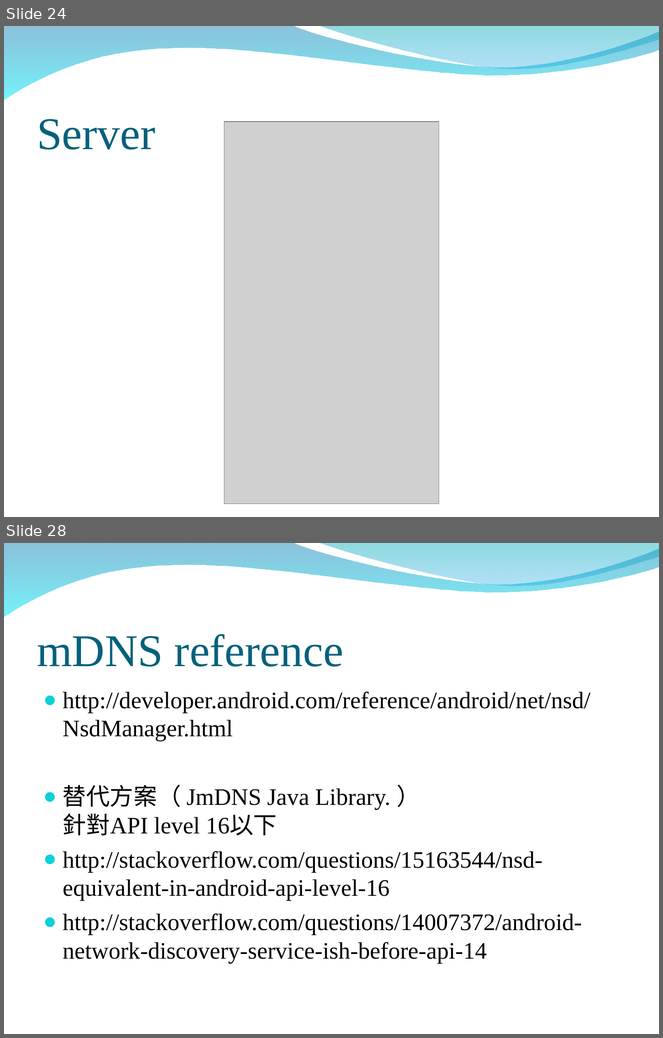
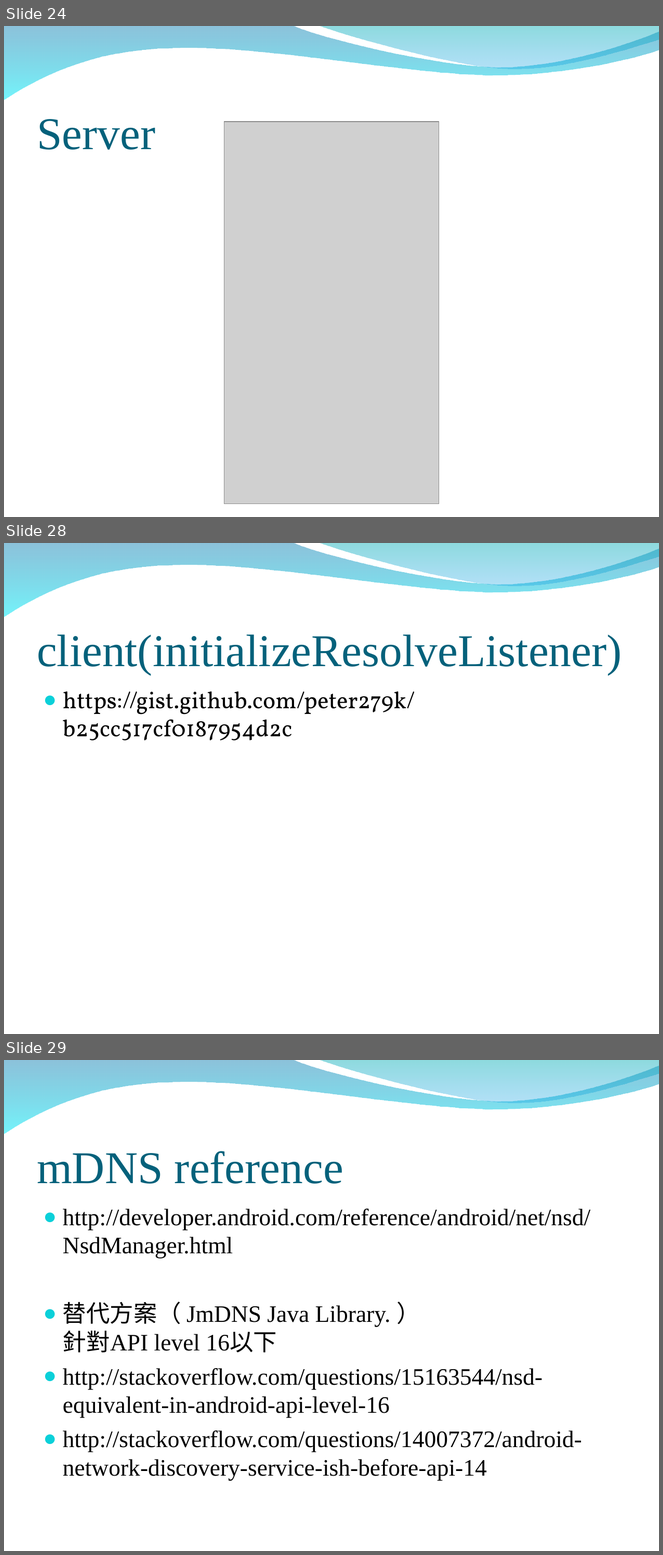
Before and after one commit to peter279k/regular_meeting, a slide deck: mDNS.ppt. Shown one above the other, each under a label of ours: slides 24 and 28 before the commit, slides 24, 28 and 29 after it; the slides between them are not shown. The pictures are 663x1038 and 663x1555 pixels, drawn with LibreOffice and Linux fonts; fonts in the diff are those of the drawing; grey boxes stand for pictures; background and template pictures are left out. Boxes give left, top, right and bottom in pixels: in the first picture for what was removed or moved away, otherwise in the second. Text is boxed around its words. In the diff, an @@ line names an element or a change of style, - is before the commit and + after.

```diff
--- a/mDNS.ppt
+++ b/mDNS.ppt
@@ slide 28 added at (4,543,659,1034), background picture (left out); not listed: 2 template elements that a slide beside it also shows @@
@@ title added at (37,635,622,675), 50 pt, text #04617B @@
+client(initializeResolveListener)
@@ text added at (63,691,415,741), 26 pt, text #000000 @@
+● https://gist.github.com/peter279k/b25cc517cf0187954d2c
@@ what was slide 28 is now slide 29 @@
```
Also in this commit, not shown: 1 slide changed, 2 other slides added, 2 slides removed, 6 other files.
